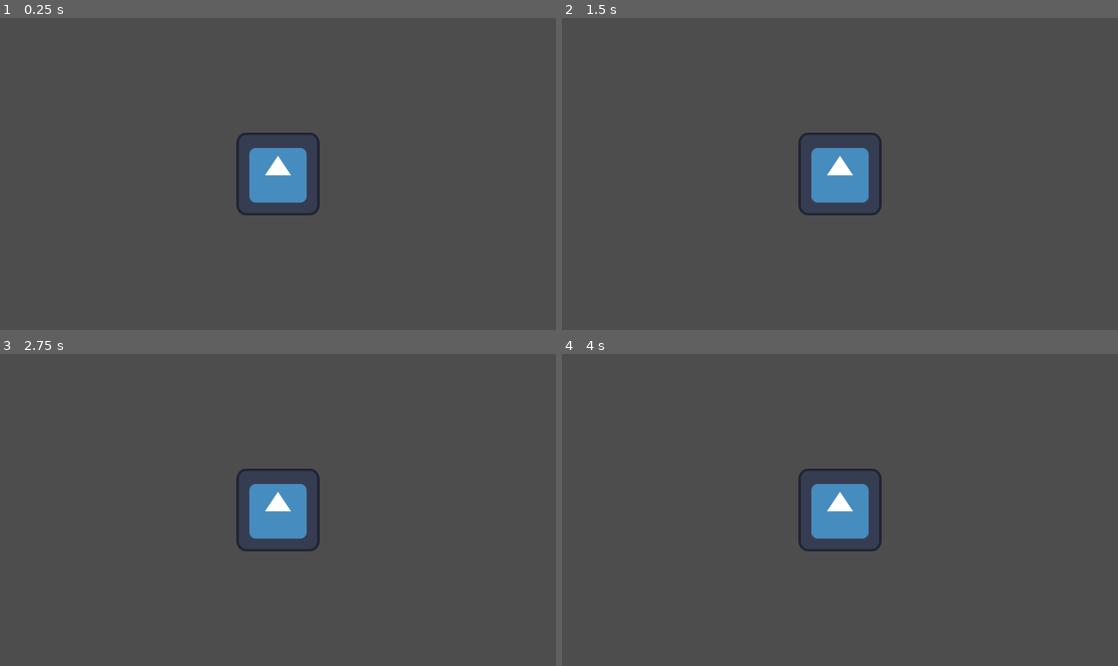
Above: before the commit, frames 1-4 (two rows, left to right).
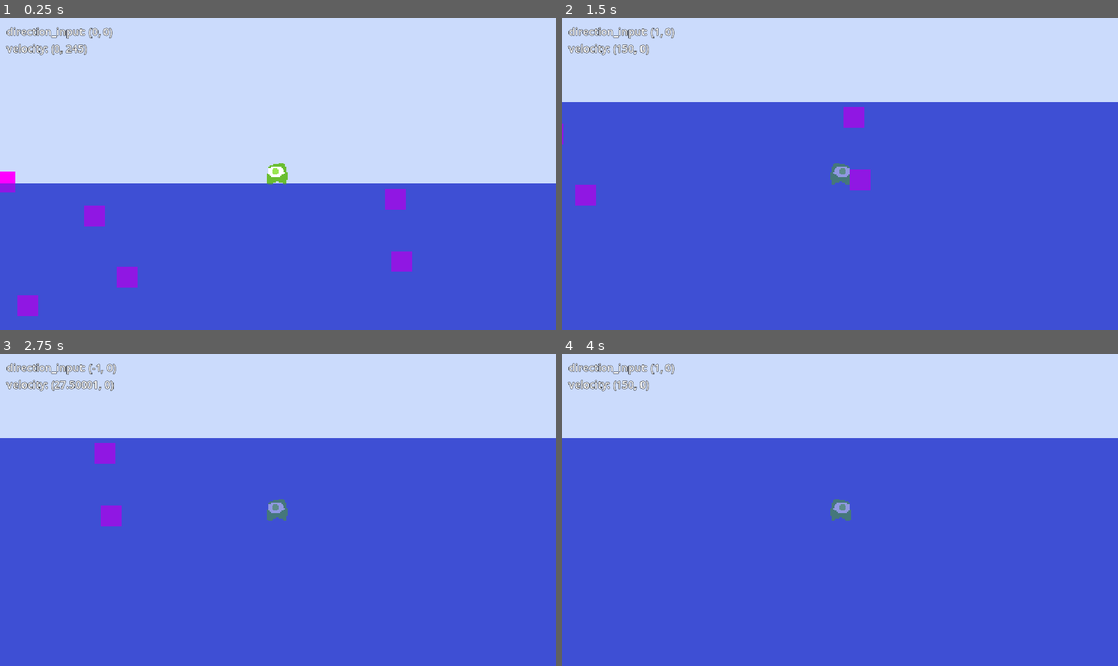
Above: after the commit, the same moments.

Repository: maggardJosh/ld55
Game: Godot game, scene res://main.tscn
Same seed, same stepped clock (60 frames per second), same inputs: the game is played once before the commit and once after it. The engine's default icon, where the game draws it, is replaced by a stand-in: a white triangle on a blue panel in a dark square.
Inputs:
- Up to frame 1 (0.25 s): no input
- Up to frame 2 (1.5 s): hold D (move_right, bound only after the commit) from 0.53 s (still down); tap Space (jump, bound only after the commit) at 0.6, 0.77, 1.07, 1.35 s
- Up to frame 3 (2.75 s): tap Space (jump, bound only after the commit) at 1.52, 1.82, 2.1 s; release D (move_right, bound only after the commit) at 2.03 s; hold A (move_left, bound only after the commit) from 2.03 s (still down)
- Up to frame 4 (4 s): release A (move_left, bound only after the commit) at 2.78 s; hold D (move_right, bound only after the commit) from 2.78 s (still down); tap Space (jump, bound only after the commit) at 2.85, 3.02, 3.32, 3.6, 3.77 s

The runs differ from the first frame. In frame 1, 100% of the frame differs, in the area x 0-100%, y 0-100%; in frame 2, 100%; in frame 3, 100%; in frame 4, 100%.

Commit message:
Initial player controller

Diff:
--- /dev/null
+++ b/DebugLabel.gd
@@ -0,0 +1,12 @@
+extends Label
+
+var values = {}
+
+func _ready() -> void:
+	GameEvents.add_debug_obj.connect(add_debug_obj)
+
+func add_debug_obj(key: String, value):
+	values[key] = value
+	text = ""
+	for k in values:
+		text += k + ": " + str(values[k]) + "\n"
--- /dev/null
+++ b/GameEvents.gd
@@ -0,0 +1,3 @@
+extends Node
+
+signal add_debug_obj(key, value)
--- /dev/null
+++ b/WaterArea.gd
@@ -0,0 +1,12 @@
+extends Area2D
+
+
+
+func _on_body_entered(body: Node2D) -> void:
+	if body.has_method("enter_water"):
+		body.enter_water()
+
+
+func _on_body_exited(body: Node2D) -> void:
+	if body.has_method("exit_water"):
+		body.exit_water()
--- a/main.tscn
+++ b/main.tscn
@@ -1,12 +1,72 @@
-[gd_scene load_steps=2 format=3 uid="uid://c1e2254bs6m3e"]
+[gd_scene load_steps=7 format=3 uid="uid://c1e2254bs6m3e"]
 
-[ext_resource type="Texture2D" uid="uid://b060e3ix7lvyg" path="res://icon.svg" id="1_m8stv"]
+[ext_resource type="PackedScene" uid="uid://mnaxd41w2loc" path="res://player.tscn" id="1_rotku"]
+[ext_resource type="PackedScene" uid="uid://cjiok5o0qam3w" path="res://ui.tscn" id="3_0cdyn"]
+[ext_resource type="Script" path="res://WaterArea.gd" id="3_58cow"]
+
+[sub_resource type="ShaderMaterial" id="ShaderMaterial_sylxd"]
+
+[sub_resource type="RectangleShape2D" id="RectangleShape2D_mb8yo"]
+size = Vector2(800, 300)
+
+[sub_resource type="PlaceholderTexture2D" id="PlaceholderTexture2D_t5me4"]
+size = Vector2(16, 16)
 
 [node name="Main" type="Node2D"]
 
-[node name="Node2D" type="Node2D" parent="."]
+[node name="Water" type="Polygon2D" parent="."]
+modulate = Color(0.356863, 0.431373, 0.882353, 0.498039)
+z_index = 1
+material = SubResource("ShaderMaterial_sylxd")
+color = Color(0.356863, 0.431373, 0.882353, 1)
+polygon = PackedVector2Array(4050, 0, -2686, 0, -3110, 3000, 4967, 3000)
 
-[node name="Sprite2D" type="Sprite2D" parent="Node2D"]
-texture = ExtResource("1_m8stv")
+[node name="WaterBG" type="Polygon2D" parent="."]
+z_index = -1
+material = SubResource("ShaderMaterial_sylxd")
+color = Color(0.356863, 0.431373, 0.882353, 1)
+polygon = PackedVector2Array(4050, 0, -2686, 0, -3110, 3000, 4967, 3000)
 
-[node name="Camera2D" type="Camera2D" parent="Node2D"]
+[node name="Player" parent="." instance=ExtResource("1_rotku")]
+position = Vector2(-93, -40)
+
+[node name="WaterArea" type="Area2D" parent="."]
+gravity_space_override = 2
+gravity_point_center = Vector2(0, 0)
+gravity_direction = Vector2(0, 0)
+linear_damp_space_override = 2
+linear_damp = 0.5
+script = ExtResource("3_58cow")
+
+[node name="CollisionShape2D" type="CollisionShape2D" parent="WaterArea"]
+position = Vector2(0, 150)
+shape = SubResource("RectangleShape2D_mb8yo")
+
+[node name="Sprite2D" type="Sprite2D" parent="."]
+position = Vector2(-234, 25)
+texture = SubResource("PlaceholderTexture2D_t5me4")
+
+[node name="Sprite2D2" type="Sprite2D" parent="."]
+position = Vector2(-209, 72)
+texture = SubResource("PlaceholderTexture2D_t5me4")
+
+[node name="Sprite2D3" type="Sprite2D" parent="."]
+position = Vector2(2, 60)
+texture = SubResource("PlaceholderTexture2D_t5me4")
+
+[node name="Sprite2D4" type="Sprite2D" parent="."]
+position = Vector2(-3, 12)
+texture = SubResource("PlaceholderTexture2D_t5me4")
+
+[node name="Sprite2D5" type="Sprite2D" parent="."]
+position = Vector2(-285, 94)
+texture = SubResource("PlaceholderTexture2D_t5me4")
+
+[node name="Sprite2D6" type="Sprite2D" parent="."]
+position = Vector2(-303, -1)
+texture = SubResource("PlaceholderTexture2D_t5me4")
+
+[node name="UI" parent="." instance=ExtResource("3_0cdyn")]
+
+[connection signal="body_entered" from="WaterArea" to="WaterArea" method="_on_body_entered"]
+[connection signal="body_exited" from="WaterArea" to="WaterArea" method="_on_body_exited"]
--- /dev/null
+++ b/main_theme.tres
@@ -0,0 +1,5 @@
+[gd_resource type="Theme" format=3 uid="uid://b57f8txs2e26j"]
+
+[resource]
+Label/colors/font_outline_color = Color(0, 0, 0, 1)
+Label/constants/outline_size = 2
--- /dev/null
+++ b/player.gd
@@ -0,0 +1,81 @@
+class_name Player
+extends CharacterBody2D
+
+@export_category("Air")
+@export var air_accel = 200.0
+@export var air_speed = 300.0
+@export var air_friction_speed = 20
+
+@export_category("Ground")
+@export var ground_accel = 200.0
+@export var ground_speed = 300.0
+@export var ground_friction_speed = 300.0
+@export var jump_vel = -200.0
+
+@export_category("Water")
+@export var water_accel: float = 20
+@export var water_speed: float = 200
+@export var water_friction_speed: float = 10
+
+@export_group("Float")
+@export var float_noise: NoiseTexture2D
+@export var float_effect_magnitude: float = 3.0
+
+@onready var sprite: Sprite2D = %Sprite
+
+
+var gravity = ProjectSettings.get_setting("physics/2d/default_gravity")
+var is_in_water: bool = false
+
+func enter_water():
+	is_in_water = true
+	velocity.y *= .5
+
+func exit_water():
+	is_in_water = false
+	velocity.y *= 2
+
+func _physics_process(delta):
+	if Input.is_action_just_pressed("exit"):
+		get_tree().quit()
+
+	var direction_input = Input.get_vector("move_left", "move_right", "move_up", "move_down")
+	GameEvents.add_debug_obj.emit("direction_input", direction_input)
+	if not is_in_water:
+		if not is_on_floor():
+			velocity.y += gravity * delta
+
+		if Input.is_action_just_pressed("jump") and is_on_floor():
+			velocity.y = jump_vel
+
+		var x_input = Input.get_axis("move_left", "move_right")
+		if is_on_floor():
+			if x_input:
+				velocity.x = move_toward(velocity.x, x_input * ground_speed, ground_accel * delta)
+			else:
+				velocity.x = move_toward(velocity.x, 0, ground_friction_speed * delta)
+		else:
+			if x_input:
+				velocity.x = move_toward(velocity.x, x_input * air_speed, air_accel * delta)
+			else:
+				velocity.x = move_toward(velocity.x, 0, air_friction_speed * delta)
+	else:
+
+		var x_input = direction_input.x
+		var y_input = direction_input.y
+		if x_input:
+			velocity.x = move_toward(velocity.x, x_input * water_speed, water_accel * delta)
+		else:
+			velocity.x = move_toward(velocity.x, 0, water_friction_speed * delta)
+		if y_input:
+			velocity.y = move_toward(velocity.y, y_input * water_speed, water_accel * delta)
+		else:
+			velocity.y = move_toward(velocity.y, 0, water_friction_speed * delta)
+
+	if direction_input.x > 0:
+		sprite.flip_h = true
+	if direction_input.x < 0:
+		sprite.flip_h = false
+
+	GameEvents.add_debug_obj.emit("velocity", velocity)
+	move_and_slide()
--- /dev/null
+++ b/player.tscn
@@ -0,0 +1,34 @@
+[gd_scene load_steps=6 format=3 uid="uid://mnaxd41w2loc"]
+
+[ext_resource type="Script" path="res://player.gd" id="1_b3cg5"]
+[ext_resource type="Texture2D" uid="uid://c4etptninfkid" path="res://player.png" id="2_7u1va"]
+
+[sub_resource type="FastNoiseLite" id="FastNoiseLite_4exyn"]
+
+[sub_resource type="NoiseTexture2D" id="NoiseTexture2D_eelr5"]
+noise = SubResource("FastNoiseLite_4exyn")
+
+[sub_resource type="CircleShape2D" id="CircleShape2D_rnvbg"]
+radius = 7.07107
+
+[node name="Player" type="CharacterBody2D"]
+position = Vector2(-112, -37)
+script = ExtResource("1_b3cg5")
+air_accel = 20.0
+air_speed = 200.0
+ground_speed = 200.0
+ground_friction_speed = 200.0
+water_accel = 175.0
+water_speed = 150.0
+water_friction_speed = 175.0
+float_noise = SubResource("NoiseTexture2D_eelr5")
+
+[node name="Sprite" type="Sprite2D" parent="."]
+unique_name_in_owner = true
+texture = ExtResource("2_7u1va")
+
+[node name="Camera2D" type="Camera2D" parent="Sprite"]
+zoom = Vector2(2, 2)
+
+[node name="CollisionShape2D" type="CollisionShape2D" parent="."]
+shape = SubResource("CircleShape2D_rnvbg")
--- a/project.godot
+++ b/project.godot
@@ -16,13 +16,56 @@
 config/features=PackedStringArray("4.2", "GL Compatibility")
 config/icon="res://icon.svg"
 
+[autoload]
+
+GameEvents="*res://GameEvents.gd"
+
 [display]
 
 window/size/viewport_width=854
 window/size/viewport_height=480
 window/stretch/mode="canvas_items"
 
+[gui]
+
+theme/custom="res://main_theme.tres"
+
+[input]
+
+move_left={
+"deadzone": 0.5,
+"events": [Object(InputEventKey,"resource_local_to_scene":false,"resource_name":"","device":-1,"window_id":0,"alt_pressed":false,"shift_pressed":false,"ctrl_pressed":false,"meta_pressed":false,"pressed":false,"keycode":0,"physical_keycode":65,"key_label":0,"unicode":97,"echo":false,"script":null)
+]
+}
+move_right={
+"deadzone": 0.5,
+"events": [Object(InputEventKey,"resource_local_to_scene":false,"resource_name":"","device":-1,"window_id":0,"alt_pressed":false,"shift_pressed":false,"ctrl_pressed":false,"meta_pressed":false,"pressed":false,"keycode":0,"physical_keycode":68,"key_label":0,"unicode":100,"echo":false,"script":null)
+]
+}
+jump={
+"deadzone": 0.5,
+"events": [Object(InputEventKey,"resource_local_to_scene":false,"resource_name":"","device":-1,"window_id":0,"alt_pressed":false,"shift_pressed":false,"ctrl_pressed":false,"meta_pressed":false,"pressed":false,"keycode":0,"physical_keycode":32,"key_label":0,"unicode":32,"echo":false,"script":null)
+]
+}
+move_up={
+"deadzone": 0.5,
+"events": [Object(InputEventKey,"resource_local_to_scene":false,"resource_name":"","device":-1,"window_id":0,"alt_pressed":false,"shift_pressed":false,"ctrl_pressed":false,"meta_pressed":false,"pressed":false,"keycode":0,"physical_keycode":87,"key_label":0,"unicode":119,"echo":false,"script":null)
+]
+}
+move_down={
+"deadzone": 0.5,
+"events": [Object(InputEventKey,"resource_local_to_scene":false,"resource_name":"","device":-1,"window_id":0,"alt_pressed":false,"shift_pressed":false,"ctrl_pressed":false,"meta_pressed":false,"pressed":false,"keycode":0,"physical_keycode":83,"key_label":0,"unicode":115,"echo":false,"script":null)
+]
+}
+exit={
+"deadzone": 0.5,
+"events": [Object(InputEventKey,"resource_local_to_scene":false,"resource_name":"","device":-1,"window_id":0,"alt_pressed":false,"shift_pressed":false,"ctrl_pressed":false,"meta_pressed":false,"pressed":false,"keycode":0,"physical_keycode":4194305,"key_label":0,"unicode":0,"echo":false,"script":null)
+]
+}
+
 [rendering]
 
+textures/canvas_textures/default_texture_filter=0
 renderer/rendering_method="gl_compatibility"
 renderer/rendering_method.mobile="gl_compatibility"
+environment/defaults/default_clear_color=Color(0.796078, 0.858824, 0.988235, 1)
--- /dev/null
+++ b/ui.tscn
@@ -0,0 +1,27 @@
+[gd_scene load_steps=2 format=3 uid="uid://cjiok5o0qam3w"]
+
+[ext_resource type="Script" path="res://DebugLabel.gd" id="1_f57q1"]
+
+[node name="UI" type="CanvasLayer"]
+
+[node name="MarginContainer" type="MarginContainer" parent="."]
+anchors_preset = 15
+anchor_right = 1.0
+anchor_bottom = 1.0
+grow_horizontal = 2
+grow_vertical = 2
+theme_override_constants/margin_left = 10
+theme_override_constants/margin_top = 10
+theme_override_constants/margin_right = 10
+theme_override_constants/margin_bottom = 10
+
+[node name="Control" type="Control" parent="MarginContainer"]
+layout_mode = 2
+size_flags_horizontal = 0
+
+[node name="DebugLabel" type="Label" parent="MarginContainer"]
+layout_mode = 2
+size_flags_horizontal = 0
+size_flags_vertical = 0
+text = "Test"
+script = ExtResource("1_f57q1")
Binary file added: player.png
Not shown, added: player.png.import
